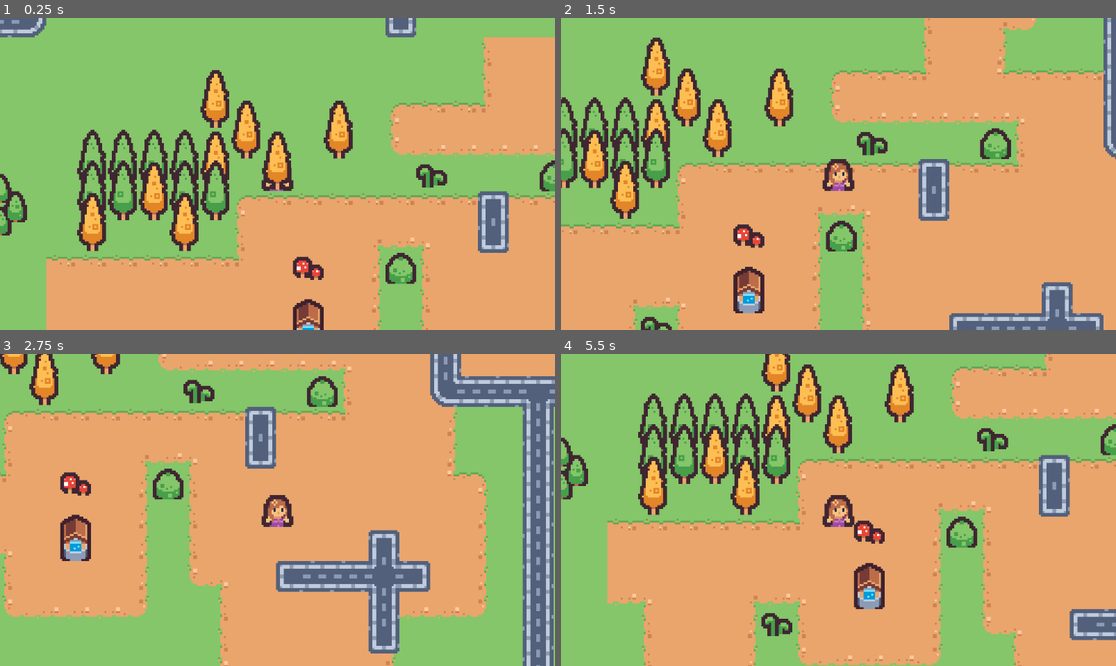
Above: before the commit, frames 1-4 (two rows, left to right).
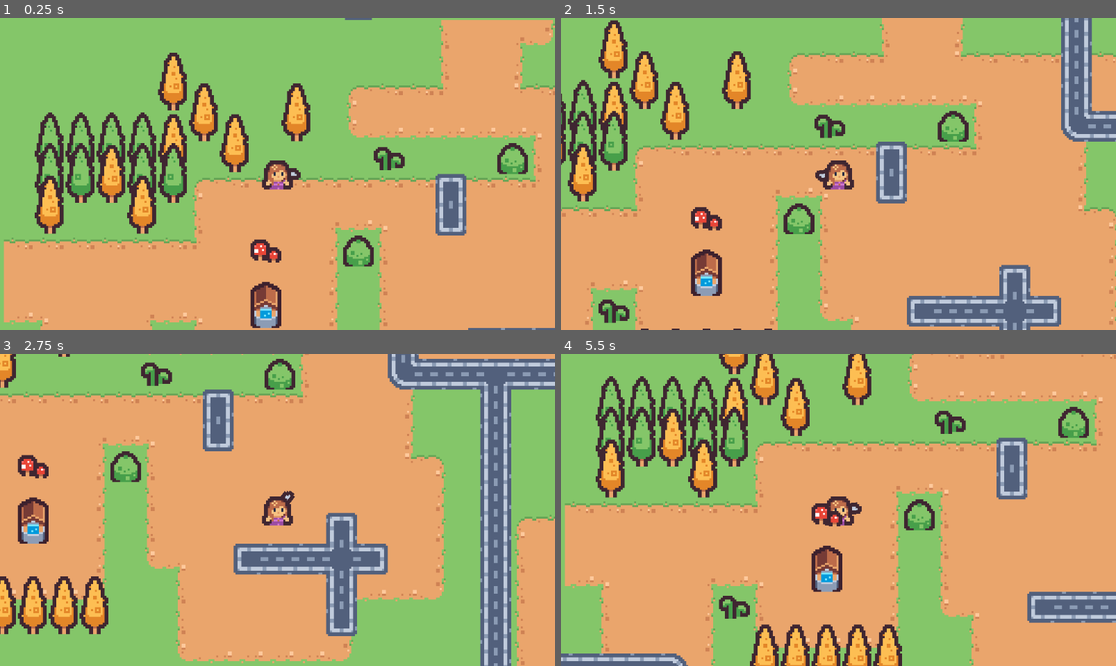
Above: after the commit, the same moments.

Repository: HazardWare/Hazardous-Quest
Game: Godot game, scene res://scenes/world/overworld.tscn
Two runs of this game, one before a commit and one after it. Both use one fixed random seed, a clock stepped at 60 frames per second and the inputs below. Before the commit the project has no main scene; this scene is started directly in both runs.
Inputs (mouse positions are in pixels of both pictures, inside the frame that each line leads up to):
- Up to frame 1 (0.25 s): no input
- Up to frame 2 (1.5 s): tap Enter (ui_accept) at 0.5, 0.77 s; move the mouse to (960, 158) at 0.52 s; hold Right (ui_right) 0.53-1.28 s; move the mouse to (727, 189) at 1.27 s; hold Down (ui_down) from 1.28 s (still down)
- Up to frame 3 (2.75 s): tap Enter (ui_accept) at 1.52 s; move the mouse to (333, 441) at 2.02 s; release Down (ui_down) at 2.03 s; hold Right (ui_right) from 2.03 s (still down)
- Up to frame 4 (5.5 s): move the mouse to (810, 572) at 2.77 s; release Right (ui_right) at 2.78 s; hold Up (ui_up) 2.78-3.53 s; tap Enter (ui_accept) at 3.02, 3.77, 4.52 s; move the mouse to (1005, 556) at 3.52 s; hold Left (ui_left) 3.53-5.03 s; move the mouse to (672, 463) at 4.27 s; move the mouse to (866, 510) at 5.02 s; hold Down (ui_down) from 5.03 s (still down)

The runs differ from the first frame. In frame 1, 40% of the frame differs, in the area x 0-100%, y 0-100%; in frame 2, 44%; in frame 3, 51%; in frame 4, 48%.

Commit message:
did stuff?

Diff:
--- a/project.godot
+++ b/project.godot
@@ -11,6 +11,7 @@
 [application]
 
 config/name="THE PRACTICE RPG"
+run/main_scene="uid://1i7d15bac2tf"
 config/features=PackedStringArray("4.4", "Forward Plus")
 config/icon="res://icon.svg"
 
--- a/resources/tileset_overworld.tres
+++ b/resources/tileset_overworld.tres
@@ -81,6 +81,7 @@
 4:0/size_in_atlas = Vector2i(1, 2)
 4:0/0 = 0
 4:0/0/texture_origin = Vector2i(0, 8)
+4:0/0/physics_layer_0/polygon_0/points = PackedVector2Array(-7, 2, 7, 2, 3, 7, -3, 7)
 3:0/size_in_atlas = Vector2i(1, 2)
 3:0/0 = 0
 3:0/0/texture_origin = Vector2i(0, 8)
@@ -232,17 +233,20 @@
 6:2/0 = 0
 6:2/0/terrain_set = 0
 6:2/0/terrain = 3
+6:2/0/physics_layer_0/polygon_0/points = PackedVector2Array(-8, -8, 8, -8, 8, 8)
 6:2/0/terrains_peering_bit/right_side = 3
 6:2/0/terrains_peering_bit/top_side = 3
 6:2/0/terrains_peering_bit/top_right_corner = 3
 7:2/0 = 0
 7:2/0/terrain_set = 0
+7:2/0/physics_layer_0/polygon_0/points = PackedVector2Array(-8, -8, 8, -8, 0, -3)
 7:2/0/terrains_peering_bit/top_left_corner = 3
 7:2/0/terrains_peering_bit/top_side = 3
 7:2/0/terrains_peering_bit/top_right_corner = 3
 8:2/0 = 0
 8:2/0/terrain_set = 0
 8:2/0/terrain = 3
+8:2/0/physics_layer_0/polygon_0/points = PackedVector2Array(-8, -8, 8, -8, -8, 8)
 8:2/0/terrains_peering_bit/left_side = 3
 8:2/0/terrains_peering_bit/top_left_corner = 3
 8:2/0/terrains_peering_bit/top_side = 3
@@ -256,28 +260,33 @@
 8:0/0 = 0
 8:0/0/terrain_set = 0
 8:0/0/terrain = 3
+8:0/0/physics_layer_0/polygon_0/points = PackedVector2Array(-8, -8, 8, 8, -8, 8)
 8:0/0/terrains_peering_bit/bottom_side = 3
 8:0/0/terrains_peering_bit/bottom_left_corner = 3
 8:0/0/terrains_peering_bit/left_side = 3
 7:0/0 = 0
 7:0/0/terrain_set = 0
+7:0/0/physics_layer_0/polygon_0/points = PackedVector2Array(0, 4, 8, 8, -8, 8)
 7:0/0/terrains_peering_bit/bottom_right_corner = 3
 7:0/0/terrains_peering_bit/bottom_side = 3
 7:0/0/terrains_peering_bit/bottom_left_corner = 3
 6:0/0 = 0
 6:0/0/terrain_set = 0
 6:0/0/terrain = 3
+6:0/0/physics_layer_0/polygon_0/points = PackedVector2Array(8, -8, 8, 8, -8, 8)
 6:0/0/terrains_peering_bit/right_side = 3
 6:0/0/terrains_peering_bit/bottom_right_corner = 3
 6:0/0/terrains_peering_bit/bottom_side = 3
 6:1/0 = 0
 6:1/0/terrain_set = 0
+6:1/0/physics_layer_0/polygon_0/points = PackedVector2Array(8, -8, 8, 8, 3, 0)
 6:1/0/terrains_peering_bit/right_side = 3
 6:1/0/terrains_peering_bit/bottom_right_corner = 3
 6:1/0/terrains_peering_bit/top_right_corner = 3
 7:1/0 = 0
 7:1/0/terrain_set = 0
 7:1/0/terrain = 3
+7:1/0/physics_layer_0/polygon_0/points = PackedVector2Array(-8, -8, 8, -8, 8, 8, -8, 8)
 7:1/0/terrains_peering_bit/right_side = 3
 7:1/0/terrains_peering_bit/bottom_right_corner = 3
 7:1/0/terrains_peering_bit/bottom_side = 3
@@ -288,6 +297,7 @@
 7:1/0/terrains_peering_bit/top_right_corner = 3
 8:1/0 = 0
 8:1/0/terrain_set = 0
+8:1/0/physics_layer_0/polygon_0/points = PackedVector2Array(-8, -8, -3, 1, -8, 8)
 8:1/0/terrains_peering_bit/bottom_left_corner = 3
 8:1/0/terrains_peering_bit/left_side = 3
 8:1/0/terrains_peering_bit/top_left_corner = 3
@@ -736,7 +746,7 @@
 17:10/0 = 0
 
 [resource]
-physics_layer_0/collision_layer = 1
+physics_layer_0/collision_layer = 3
 terrain_set_0/mode = 0
 terrain_set_0/terrain_0/name = "Dirt"
 terrain_set_0/terrain_0/color = Color(0.5, 0.34375, 0.25, 1)
--- a/scenes/player/player.gd
+++ b/scenes/player/player.gd
@@ -5,6 +5,8 @@
 	velocity = direction * speed * delta
 	move_and_slide()
 
+	$Arm.look_at(get_global_mouse_position())
+
 	# Debug:
 	if Input.is_action_just_pressed("ui_accept"):
 		health += 1
--- a/scenes/player/player.tscn
+++ b/scenes/player/player.tscn
@@ -18,8 +18,9 @@
 "speed": 5.0
 }]
 
-[sub_resource type="CircleShape2D" id="CircleShape2D_lvxji"]
-radius = 8.0
+[sub_resource type="CapsuleShape2D" id="CapsuleShape2D_dovo2"]
+radius = 1.0
+height = 8.0
 
 [sub_resource type="Animation" id="Animation_gmlin"]
 length = 0.001
@@ -109,6 +110,21 @@
 &"walk_right": SubResource("Animation_dovo2")
 }
 
+[sub_resource type="AtlasTexture" id="AtlasTexture_gmlin"]
+atlas = ExtResource("1_8afob")
+region = Rect2(128, 128, 16, 16)
+
+[sub_resource type="SpriteFrames" id="SpriteFrames_lvxji"]
+animations = [{
+"frames": [{
+"duration": 1.0,
+"texture": SubResource("AtlasTexture_gmlin")
+}],
+"loop": true,
+"name": &"default",
+"speed": 5.0
+}]
+
 [node name="Player" type="CharacterBody2D"]
 y_sort_enabled = true
 collision_mask = 30
@@ -116,12 +132,13 @@
 
 [node name="AnimatedSprite2D" type="AnimatedSprite2D" parent="."]
 texture_filter = 1
-scale = Vector2(1.01934, 1.09803)
 sprite_frames = SubResource("SpriteFrames_gmlin")
 
 [node name="CollisionShape2D" type="CollisionShape2D" parent="."]
-position = Vector2(0, 1)
-shape = SubResource("CircleShape2D_lvxji")
+position = Vector2(0, 7)
+rotation = 1.57079
+shape = SubResource("CapsuleShape2D_dovo2")
+debug_color = Color(0, 0.6, 0.701961, 0.0627451)
 
 [node name="Camera2D" type="Camera2D" parent="."]
 zoom = Vector2(4, 4)
@@ -130,3 +147,14 @@
 libraries = {
 &"": SubResource("AnimationLibrary_p47bc")
 }
+
+[node name="Arm" type="Node2D" parent="."]
+
+[node name="Weapon" type="AnimatedSprite2D" parent="Arm"]
+z_index = -1
+texture_filter = 1
+position = Vector2(4, 0)
+rotation = 1.57079
+sprite_frames = SubResource("SpriteFrames_lvxji")
+
+[node name="Attack" type="AnimationPlayer" parent="Arm"]
--- a/scenes/world/overworld.tscn
+++ b/scenes/world/overworld.tscn
@@ -7,20 +7,18 @@
 y_sort_enabled = true
 
 [node name="Ground" type="TileMapLayer" parent="."]
+z_index = -2
 texture_filter = 1
 position = Vector2(25, 3)
 tile_map_data = PackedByteArray("AAD7/wUAAAAAAAMAAAD7/wQAAAAAAAIAAAD7/wMAAAAGAAMAAAD7/wIAAAABAAIAAAD7/wEAAAADAAMAAAD7/w …(145040 unchanged characters)…
 tile_set = ExtResource("1_pwl2g")
 
 [node name="SecondLayer" type="TileMapLayer" parent="."]
-z_index = 1
 y_sort_enabled = true
 texture_filter = 1
 position = Vector2(25, 3)
-tile_map_data = PackedByteArray("AAD4////AAADAAAAAAD5////AAA …(6127 unchanged characters)… ACAAYAAAAjAA4AAgADAAYAAAAkAA8AAgAAAAYAAAA=")
+tile_map_data = PackedByteArray("AAD4////AAADAAAAAAD5////AAA …(6127 unchanged characters)… ACAAYAAAAjAA4AAgADAAYAAAAkAA8AAgAAAAYAAAD7/wYAAAADAAAAAAD8/wYAAAADAAAAAAD9/wYAAAADAAAAAAD+/wYAAAADAAAAAAD//wYAAAADAAAAAAA=")
 tile_set = ExtResource("1_pwl2g")
 
 [node name="Player" parent="." instance=ExtResource("2_het3u")]
-z_index = 1
-position = Vector2(-31, -22)
-motion_mode = 1
+position = Vector2(-9, -13)
Not shown: 1 places in scenes/player/player.tscn that only renumber resources
